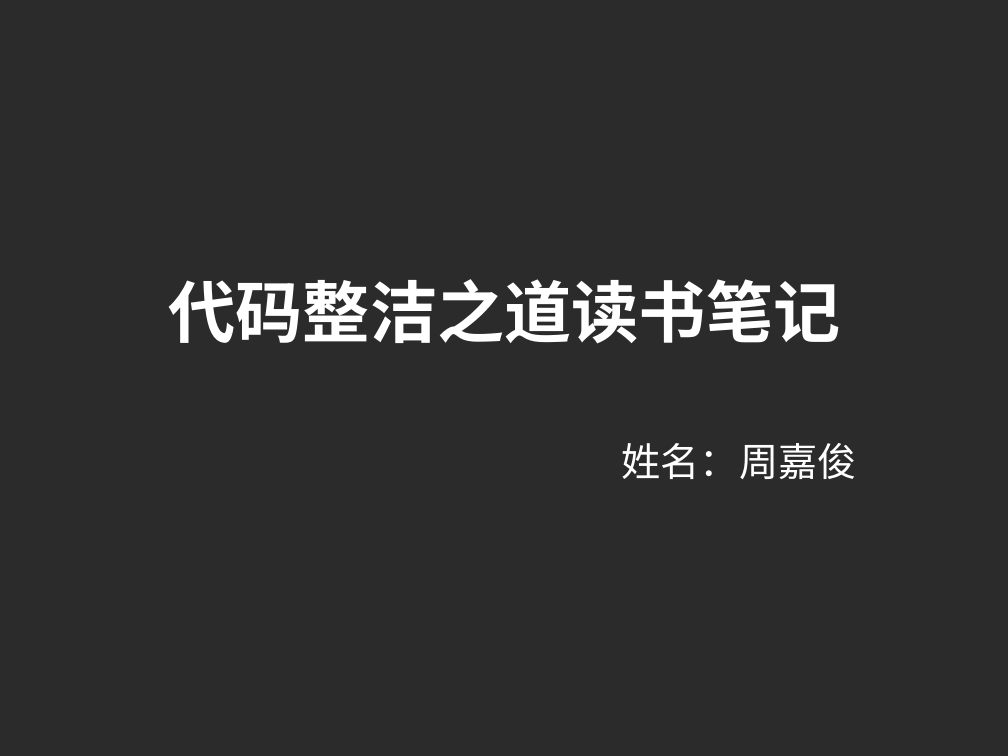
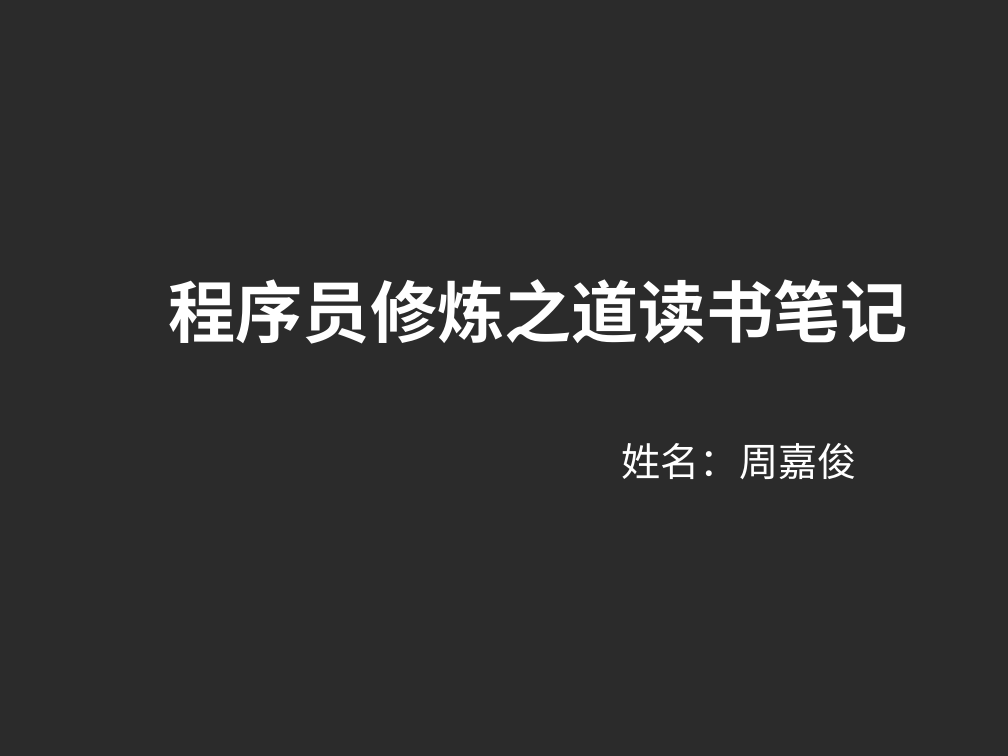
Before and after one commit to z467247132/level_up, a slide deck: slide 1 of 01 知识传递/1-2-1 知识传递 读1本书/02-读1本书-读书笔记撰写模板.pptx. Drawn at 1008x756 pixels with LibreOffice and Linux fonts; fonts in the diff are those of the drawing; background and template pictures are left out; a plain dark background stands for a picture behind light text. Boxes give left, top, right and bottom in pixels: in the first picture for what was removed or moved away, otherwise in the second. Text is boxed around its words. In the diff, an @@ line names an element or a change of style, - is before the commit and + after.

```diff
--- a/01 知识传递/1-2-1 知识传递 读1本书/02-读1本书-读书笔记撰写模板.pptx
+++ b/01 知识传递/1-2-1 知识传递 读1本书/02-读1本书-读书笔记撰写模板.pptx
@@ text at (169,279,908,344): text changed @@
-代码整洁之道读书笔记
+程序员修炼之道读书笔记
```
Also in this commit, not shown: 3 other slides changed, 24 other files.
